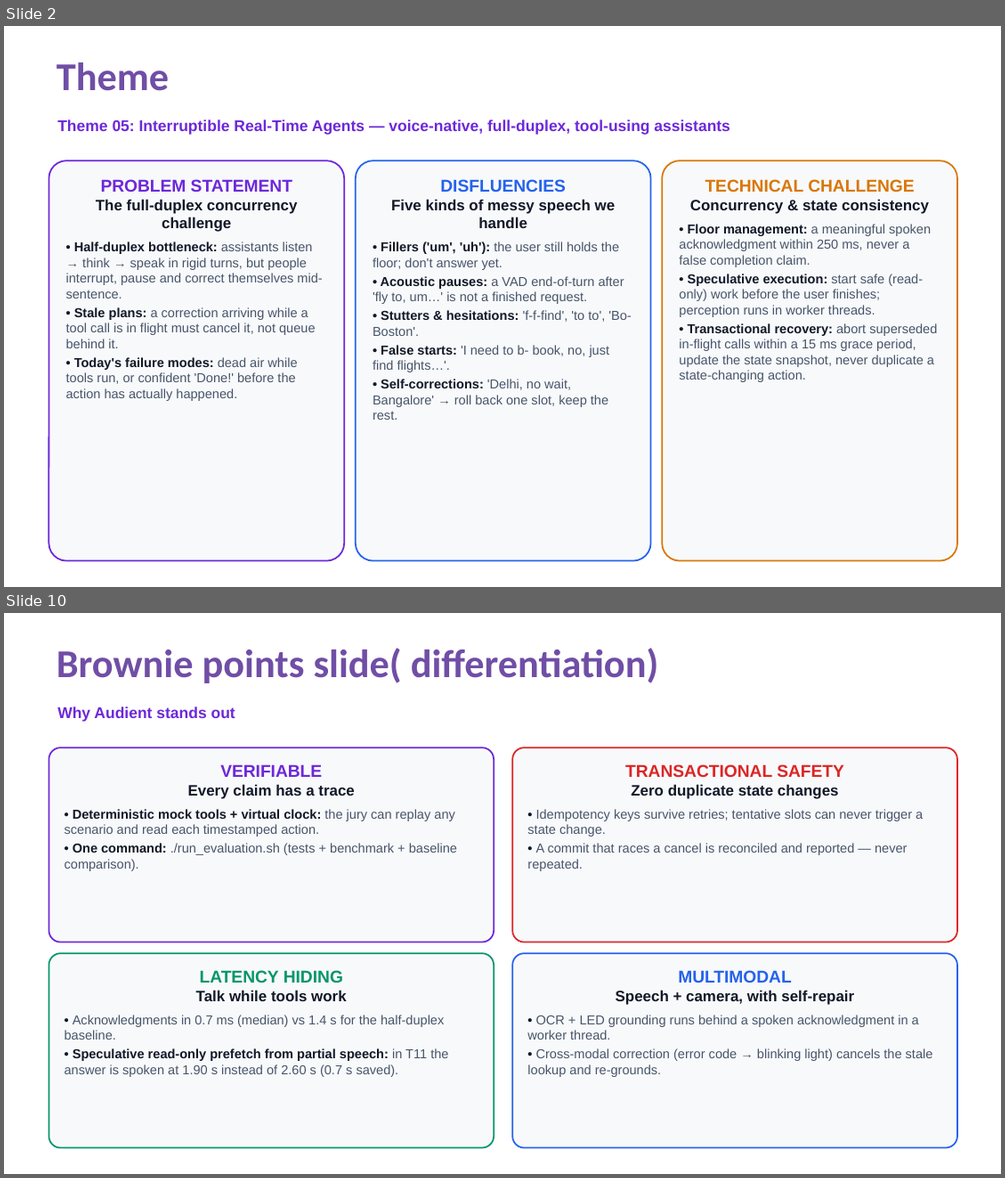
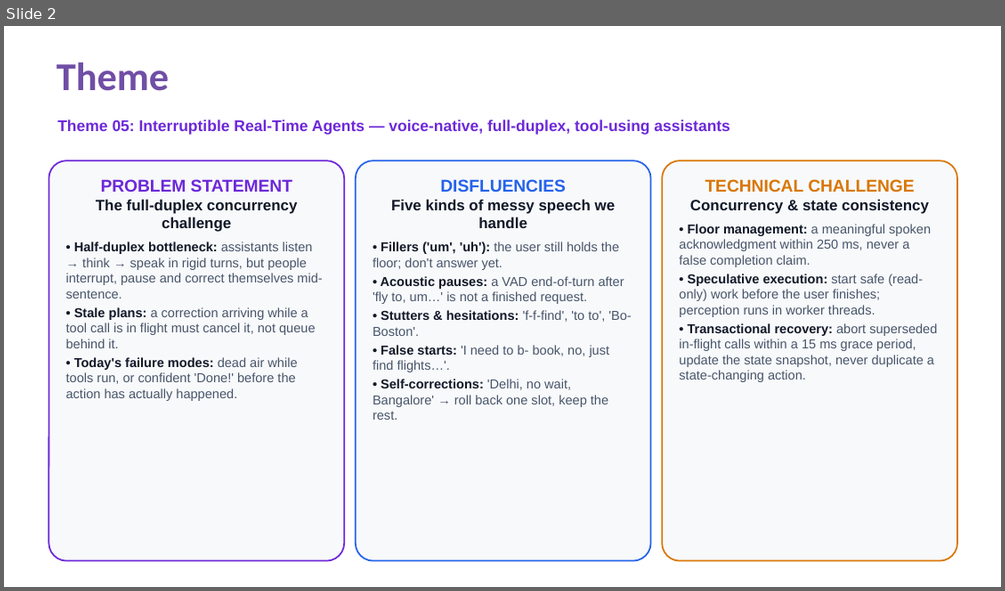
Before and after one commit to Darsh-14/Audient, a slide deck: docs/SRMIST_krenos_Submission.pptx. Shown one above the other, each under a label of ours: slides 2 and 10 before the commit, slide 2 after it; the slides between them are not shown. The pictures are 1005x1178 and 1005x591 pixels, drawn with LibreOffice and Linux fonts; fonts in the diff are those of the drawing. Boxes give left, top, right and bottom in pixels: in the first picture for what was removed or moved away, otherwise in the second. Text is boxed around its words. In the diff, an @@ line names an element or a change of style, - is before the commit and + after.

```diff
--- a/docs/SRMIST_krenos_Submission.pptx
+++ b/docs/SRMIST_krenos_Submission.pptx
@@ slide 10 removed at (x1=4, y1=613, x2=1001, y2=1174), background #FFFFFF @@
@@ title removed at (x1=57, y1=648, x2=659, y2=683) @@
-Brownie points slide( differentiation)
@@ text removed at (x1=57, y1=706, x2=235, y2=722) @@
-Why Audient stands out
@@ rounded rectangle removed at (x1=48, y1=747, x2=494, y2=942) @@
-VERIFIABLE
-Every claim has a trace
-• Deterministic mock tools + virtual clock: the jury can replay any scenario and read each timestamped action.
-• One command: ./run_evaluation.sh (tests + benchmark + baseline comparison).
@@ rounded rectangle removed at (x1=512, y1=747, x2=957, y2=942) @@
-TRANSACTIONAL SAFETY
-Zero duplicate state changes
-• Idempotency keys survive retries; tentative slots can never trigger a state change.
-• A commit that races a cancel is reconciled and reported — never repeated.
@@ rounded rectangle removed at (x1=48, y1=953, x2=494, y2=1148) @@
-LATENCY HIDING
-Talk while tools work
-• Acknowledgments in 0.7 ms (median) vs 1.4 s for the half-duplex baseline.
-• Speculative read-only prefetch from partial speech: in T11 the answer is spoken at 1.90 s instead of 2.60 s (0.7 s saved).
@@ rounded rectangle removed at (x1=512, y1=953, x2=957, y2=1148) @@
-MULTIMODAL
-Speech + camera, with self-repair
-• OCR + LED grounding runs behind a spoken acknowledgment in a worker thread.
-• Cross-modal correction (error code → blinking light) cancels the stale lookup and re-grounds.
```
Also in this commit, not shown: 6 slides changed, 1 slide added, 4 other slides removed, 2 other files.
